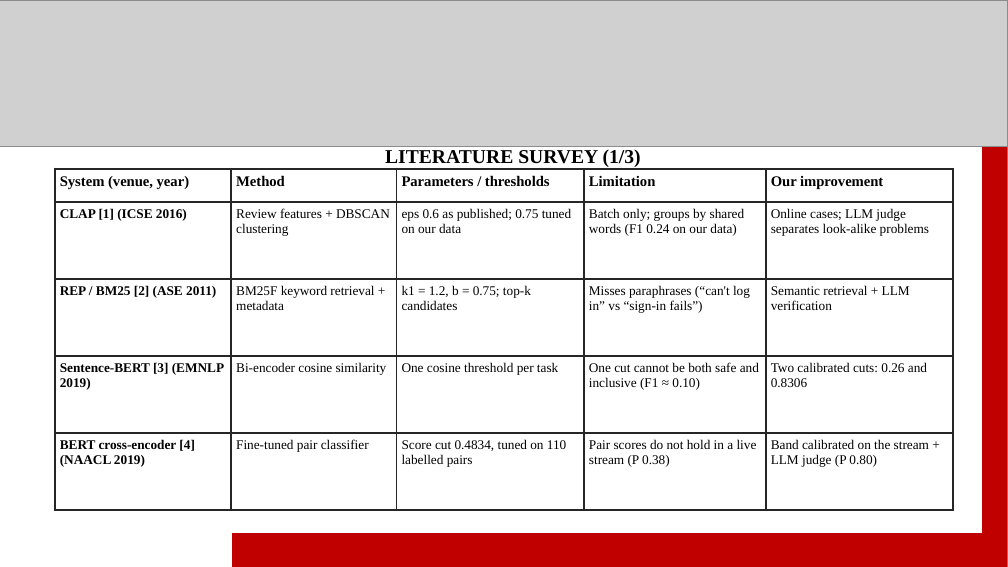
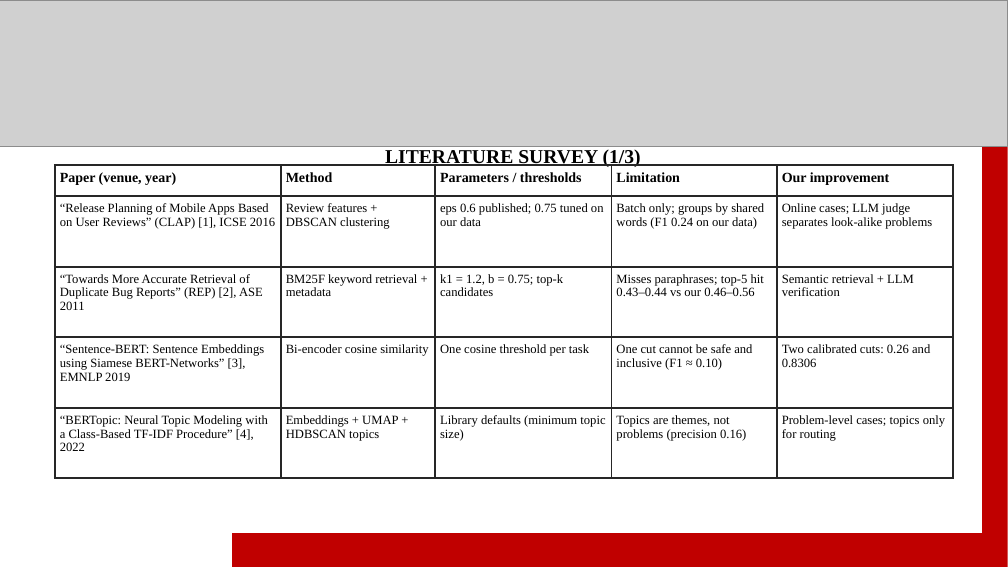
Before and after one commit to sanyyyyoo/InsightDesk, a slide deck: slide 4 of reports/ppt/InsightDesk_final.pptx. Drawn at 1008x567 pixels with LibreOffice and Linux fonts; fonts in the diff are those of the drawing; grey boxes stand for pictures. Boxes give left, top, right and bottom in pixels: in the first picture for what was removed or moved away, otherwise in the second. Text is boxed around its words. In the diff, an @@ line names an element or a change of style, - is before the commit and + after.

```diff
--- a/reports/ppt/InsightDesk_final.pptx
+++ b/reports/ppt/InsightDesk_final.pptx
@@ table at (54, 165, 953, 479) @@
-row 1, column 1: System (venue, year)
+row 1, column 1: Paper (venue, year)
-row 2, column 1: CLAP [1] (ICSE 2016)
+row 2, column 1: “Release Planning of Mobile Apps Based on User Reviews” (CLAP) [1], ICSE 2016
-row 2, column 3: eps 0.6 as published; 0.75 tuned on our data
+row 2, column 3: eps 0.6 published; 0.75 tuned on our data
-row 3, column 1: REP / BM25 [2] (ASE 2011)
+row 3, column 1: “Towards More Accurate Retrieval of Duplicate Bug Reports” (REP) [2], ASE 2011
-row 3, column 4: Misses paraphrases (“can't log in” vs “sign-in fails”)
+row 3, column 4: Misses paraphrases; top-5 hit 0.43–0.44 vs our 0.46–0.56
-row 4, column 1: Sentence-BERT [3] (EMNLP 2019)
+row 4, column 1: “Sentence-BERT: Sentence Embeddings using Siamese BERT-Networks” [3], EMNLP 2019
-row 4, column 4: One cut cannot be both safe and inclusive (F1 ≈ 0.10)
+row 4, column 4: One cut cannot be safe and inclusive (F1 ≈ 0.10)
-row 5: BERT cross-encoder [4] (NAACL 2019) | Fine-tuned pair classifier | Score cut 0.4834, tuned on 110 labelled pairs | Pair scores do not hold in a live stream (P 0.38) | Band calibrated on the stream + LLM judge (P 0.80)
+row 5: “BERTopic: Neural Topic Modeling with a Class-Based TF-IDF Procedure” [4], 2022 | Embeddings + UMAP + HDBSCAN topics | Library defaults (minimum topic size) | Topics are themes, not problems (precision 0.16) | Problem-level cases; topics only for routing
@@ size 10.5 to 10 pt in "Method", "Parameters / thresholds", "Limitation", "Our improvement" @@
@@ size 9.5 to 9 pt in "Review features + DBSCAN clustering", "Batch only; groups by shared words (F1 ...", "Online cases; LLM judge separates look-alike problems", "BM25F keyword retrieval + metadata" and 5 more places @@
```
Also in this commit, not shown: 5 other slides changed, 2 other files.
